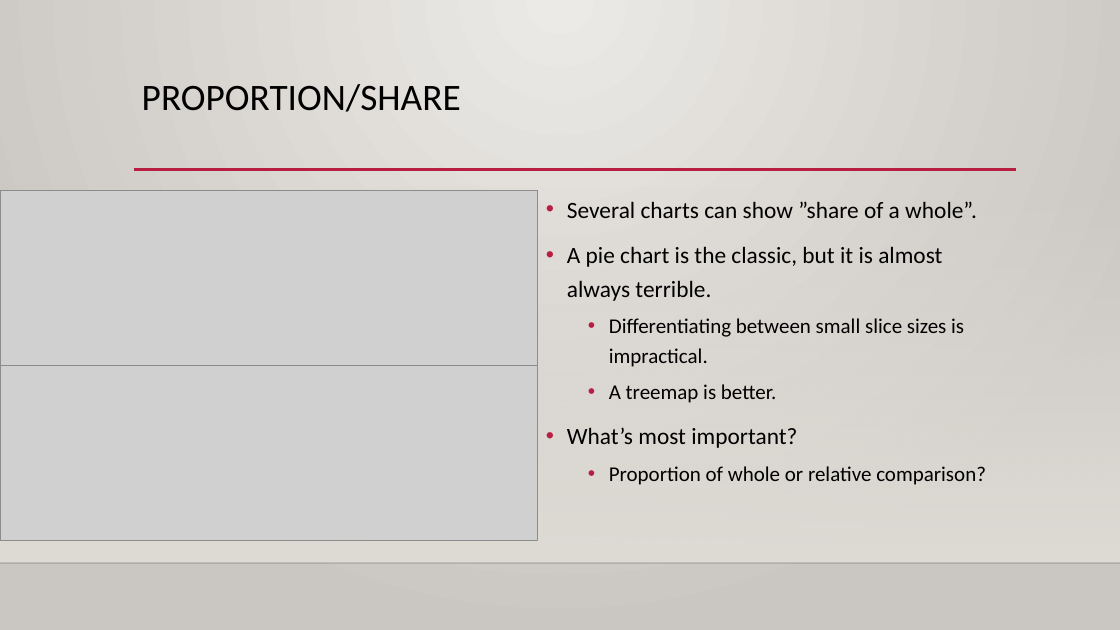
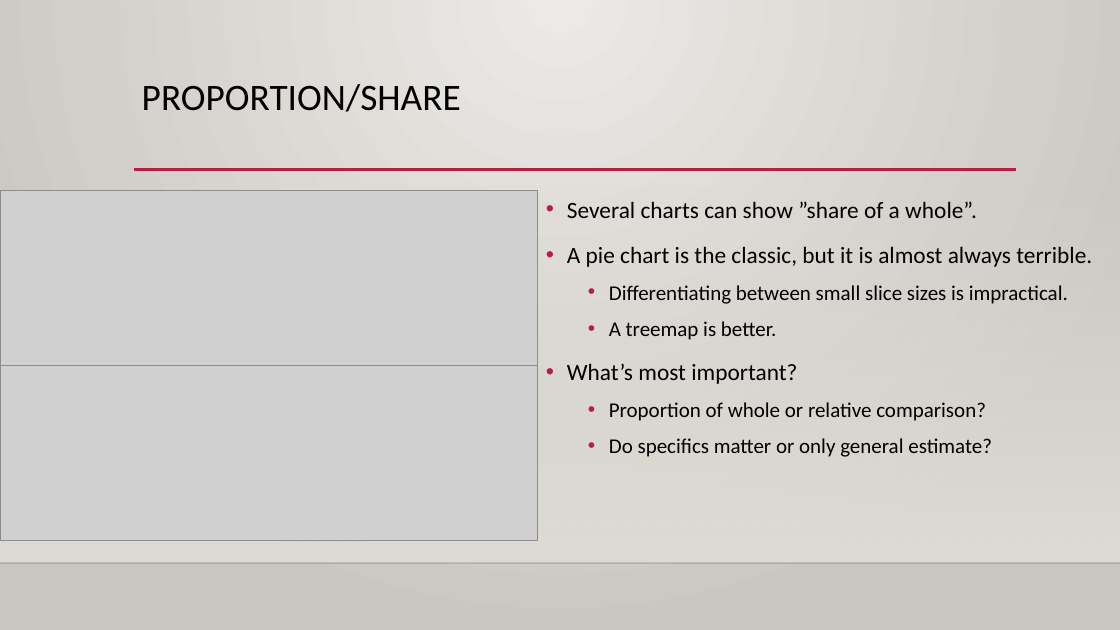
Before and after one commit to AkeemSemper/ml_datasets, a slide deck: slide 23 of slides/chapter_5.pptx (slide 21 before the commit). Drawn at 1120x630 pixels with LibreOffice and Linux fonts; fonts in the diff are those of the drawing; grey boxes stand for pictures; background and template pictures are left out. Boxes give left, top, right and bottom in pixels: in the first picture for what was removed or moved away, otherwise in the second. Text is boxed around its words. In the diff, an @@ line names an element or a change of style, - is before the commit and + after.

```diff
--- a/slides/chapter_5.pptx
+++ b/slides/chapter_5.pptx
@@ text at [609, 438, 992, 457]: paragraph added @@
+  • Do specifics matter or only general estimate?
```
Also in this commit, not shown: 2 other slides changed, 4 slides added.
